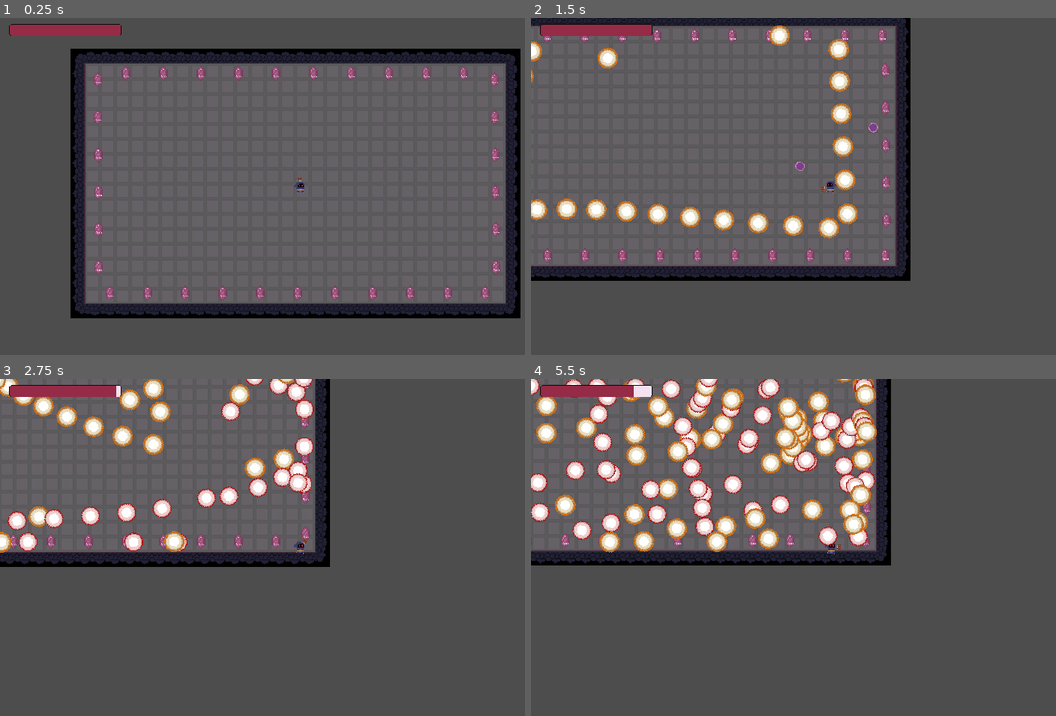
Above: before the commit, frames 1-4 (two rows, left to right).
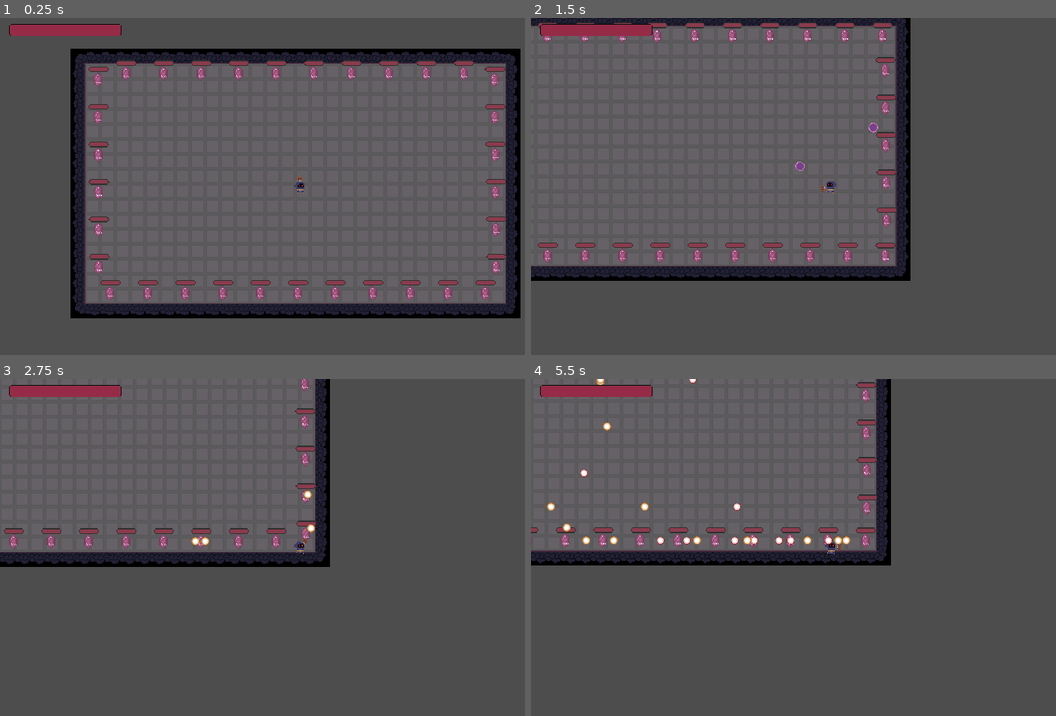
Above: after the commit, the same moments.

Repository: Arssin/Bullet_Hell_Jam
Game: Godot game, scene res://scenes/Level3.tscn
The game is run twice, just before and just after one commit, with the same random seed, the same clock (stepped at 60 frames per second) and the same inputs. This scene is started directly instead of the project's main scene.
Inputs (mouse positions are in pixels of both pictures, inside the frame that each line leads up to):
- Up to frame 1 (0.25 s): no input
- Up to frame 2 (1.5 s): move the mouse to (961, 169) at 0.52 s; hold D (move_right) 0.53-1.28 s; click (961, 169) at 0.6 s; move the mouse to (709, 203) at 1.27 s; hold S (move_down) from 1.28 s (still down); click (709, 203) at 1.35 s
- Up to frame 3 (2.75 s): move the mouse to (362, 473) at 2.02 s; release S (move_down) at 2.03 s; hold D (move_right) from 2.03 s (still down); tap Space (dash) at 2.1 s; click (362, 473) at 2.3 s
- Up to frame 4 (5.5 s): move the mouse to (798, 614) at 2.77 s; release D (move_right) at 2.78 s; hold W (move_up) 2.78-3.53 s; tap E (player_action) at 2.85 s; click (798, 614) at 3.05 s; move the mouse to (1008, 598) at 3.52 s; hold Left (move_left) 3.53-5.03 s; click (1008, 598) at 3.6 s; move the mouse to (651, 496) at 4.27 s; click (651, 496) at 4.35 s; move the mouse to (861, 547) at 5.02 s; hold S (move_down) from 5.03 s (still down); tap Space (dash) at 5.1 s; click (861, 547) at 5.3 s

The runs differ from the first frame. In frame 1, 1.9% of the frame differs, in the area x 16-97%, y 12-80%; in frame 2, 4.7%; in frame 3, 6.3%; in frame 4, 14%, in the area x 0-66%, y 0-52%.

Commit message:
prepare lvl 3

Diff:
--- a/scenes/Level3.tscn
+++ b/scenes/Level3.tscn
@@ -174,169 +174,205 @@
 [node name="Player" parent="." instance=ExtResource("2_l0xq2")]
 position = Vector2(549, 307)
 
+[node name="ShootMarker" type="Marker2D" parent="." groups=["Marker"]]
+position = Vector2(549, 308)
+
 [node name="Node2D" type="Node2D" parent="."]
 
 [node name="CristalEnemy" parent="Node2D" node_paths=PackedStringArray("move_on_path") instance=ExtResource("3_y5qt6")]
 position = Vector2(359, 186)
 move_on_path = NodePath("../../Path2D/PathFollow2D")
 movement_speed = 2
+isDestructable = true
 
 [node name="CristalEnemy2" parent="Node2D" node_paths=PackedStringArray("move_on_path") instance=ExtResource("3_y5qt6")]
 position = Vector2(406, 186)
 move_on_path = NodePath("../../Path2D/PathFollow2D2")
 movement_speed = 2
+isDestructable = true
 
 [node name="CristalEnemy3" parent="Node2D" node_paths=PackedStringArray("move_on_path") instance=ExtResource("3_y5qt6")]
 position = Vector2(406, 186)
 move_on_path = NodePath("../../Path2D/PathFollow2D3")
 movement_speed = 2
+isDestructable = true
 
 [node name="CristalEnemy4" parent="Node2D" node_paths=PackedStringArray("move_on_path") instance=ExtResource("3_y5qt6")]
 position = Vector2(406, 186)
 move_on_path = NodePath("../../Path2D/PathFollow2D4")
 movement_speed = 2
+isDestructable = true
 
 [node name="CristalEnemy5" parent="Node2D" node_paths=PackedStringArray("move_on_path") instance=ExtResource("3_y5qt6")]
 position = Vector2(406, 186)
 move_on_path = NodePath("../../Path2D/PathFollow2D5")
 movement_speed = 2
+isDestructable = true
 
 [node name="CristalEnemy6" parent="Node2D" node_paths=PackedStringArray("move_on_path") instance=ExtResource("3_y5qt6")]
 position = Vector2(406, 186)
 move_on_path = NodePath("../../Path2D/PathFollow2D6")
 movement_speed = 2
+isDestructable = true
 
 [node name="CristalEnemy7" parent="Node2D" node_paths=PackedStringArray("move_on_path") instance=ExtResource("3_y5qt6")]
 position = Vector2(406, 186)
 move_on_path = NodePath("../../Path2D/PathFollow2D7")
 movement_speed = 2
+isDestructable = true
 
 [node name="CristalEnemy8" parent="Node2D" node_paths=PackedStringArray("move_on_path") instance=ExtResource("3_y5qt6")]
 position = Vector2(406, 186)
 move_on_path = NodePath("../../Path2D/PathFollow2D8")
 movement_speed = 2
+isDestructable = true
 
 [node name="CristalEnemy9" parent="Node2D" node_paths=PackedStringArray("move_on_path") instance=ExtResource("3_y5qt6")]
 position = Vector2(406, 186)
 move_on_path = NodePath("../../Path2D/PathFollow2D9")
 movement_speed = 2
+isDestructable = true
 
 [node name="CristalEnemy10" parent="Node2D" node_paths=PackedStringArray("move_on_path") instance=ExtResource("3_y5qt6")]
 position = Vector2(359, 186)
 move_on_path = NodePath("../../Path2D/PathFollow2D10")
 movement_speed = 2
+isDestructable = true
 
 [node name="CristalEnemy11" parent="Node2D" node_paths=PackedStringArray("move_on_path") instance=ExtResource("3_y5qt6")]
 position = Vector2(406, 186)
 move_on_path = NodePath("../../Path2D/PathFollow2D11")
 movement_speed = 2
+isDestructable = true
 
 [node name="CristalEnemy12" parent="Node2D" node_paths=PackedStringArray("move_on_path") instance=ExtResource("3_y5qt6")]
 position = Vector2(406, 186)
 move_on_path = NodePath("../../Path2D/PathFollow2D12")
 movement_speed = 2
+isDestructable = true
 
 [node name="CristalEnemy13" parent="Node2D" node_paths=PackedStringArray("move_on_path") instance=ExtResource("3_y5qt6")]
 position = Vector2(406, 186)
 move_on_path = NodePath("../../Path2D/PathFollow2D13")
 movement_speed = 2
+isDestructable = true
 
 [node name="CristalEnemy14" parent="Node2D" node_paths=PackedStringArray("move_on_path") instance=ExtResource("3_y5qt6")]
 position = Vector2(406, 186)
 move_on_path = NodePath("../../Path2D/PathFollow2D14")
 movement_speed = 2
+isDestructable = true
 
 [node name="CristalEnemy15" parent="Node2D" node_paths=PackedStringArray("move_on_path") instance=ExtResource("3_y5qt6")]
 position = Vector2(406, 186)
 move_on_path = NodePath("../../Path2D/PathFollow2D15")
 movement_speed = 2
+isDestructable = true
 
 [node name="CristalEnemy16" parent="Node2D" node_paths=PackedStringArray("move_on_path") instance=ExtResource("3_y5qt6")]
 position = Vector2(406, 186)
 move_on_path = NodePath("../../Path2D/PathFollow2D16")
 movement_speed = 2
+isDestructable = true
 
 [node name="CristalEnemy17" parent="Node2D" node_paths=PackedStringArray("move_on_path") instance=ExtResource("3_y5qt6")]
 position = Vector2(406, 186)
 move_on_path = NodePath("../../Path2D/PathFollow2D17")
 movement_speed = 2
+isDestructable = true
 
 [node name="CristalEnemy18" parent="Node2D" node_paths=PackedStringArray("move_on_path") instance=ExtResource("3_y5qt6")]
 position = Vector2(406, 186)
 move_on_path = NodePath("../../Path2D/PathFollow2D18")
 movement_speed = 2
+isDestructable = true
 
 [node name="CristalEnemy19" parent="Node2D" node_paths=PackedStringArray("move_on_path") instance=ExtResource("3_y5qt6")]
 position = Vector2(359, 186)
 move_on_path = NodePath("../../Path2D/PathFollow2D19")
 movement_speed = 2
+isDestructable = true
 
 [node name="CristalEnemy20" parent="Node2D" node_paths=PackedStringArray("move_on_path") instance=ExtResource("3_y5qt6")]
 position = Vector2(406, 186)
 move_on_path = NodePath("../../Path2D/PathFollow2D20")
 movement_speed = 2
+isDestructable = true
 
 [node name="CristalEnemy21" parent="Node2D" node_paths=PackedStringArray("move_on_path") instance=ExtResource("3_y5qt6")]
 position = Vector2(406, 186)
 move_on_path = NodePath("../../Path2D/PathFollow2D21")
 movement_speed = 2
+isDestructable = true
 
 [node name="CristalEnemy22" parent="Node2D" node_paths=PackedStringArray("move_on_path") instance=ExtResource("3_y5qt6")]
 position = Vector2(406, 186)
 move_on_path = NodePath("../../Path2D/PathFollow2D22")
 movement_speed = 2
+isDestructable = true
 
 [node name="CristalEnemy23" parent="Node2D" node_paths=PackedStringArray("move_on_path") instance=ExtResource("3_y5qt6")]
 position = Vector2(406, 186)
 move_on_path = NodePath("../../Path2D/PathFollow2D23")
 movement_speed = 2
+isDestructable = true
 
 [node name="CristalEnemy24" parent="Node2D" node_paths=PackedStringArray("move_on_path") instance=ExtResource("3_y5qt6")]
 position = Vector2(406, 186)
 move_on_path = NodePath("../../Path2D/PathFollow2D24")
 movement_speed = 2
+isDestructable = true
 
 [node name="CristalEnemy25" parent="Node2D" node_paths=PackedStringArray("move_on_path") instance=ExtResource("3_y5qt6")]
 position = Vector2(406, 186)
 move_on_path = NodePath("../../Path2D/PathFollow2D25")
 movement_speed = 2
+isDestructable = true
 
 [node name="CristalEnemy26" parent="Node2D" node_paths=PackedStringArray("move_on_path") instance=ExtResource("3_y5qt6")]
 position = Vector2(406, 186)
 move_on_path = NodePath("../../Path2D/PathFollow2D26")
 movement_speed = 2
+isDestructable = true
 
 [node name="CristalEnemy27" parent="Node2D" node_paths=PackedStringArray("move_on_path") instance=ExtResource("3_y5qt6")]
 position = Vector2(406, 186)
 move_on_path = NodePath("../../Path2D/PathFollow2D27")
 movement_speed = 2
+isDestructable = true
 
 [node name="CristalEnemy28" parent="Node2D" node_paths=PackedStringArray("move_on_path") instance=ExtResource("3_y5qt6")]
 position = Vector2(359, 186)
 move_on_path = NodePath("../../Path2D/PathFollow2D28")
 movement_speed = 2
+isDestructable = true
 
 [node name="CristalEnemy29" parent="Node2D" node_paths=PackedStringArray("move_on_path") instance=ExtResource("3_y5qt6")]
 position = Vector2(406, 186)
 move_on_path = NodePath("../../Path2D/PathFollow2D29")
 movement_speed = 2
+isDestructable = true
 
 [node name="CristalEnemy30" parent="Node2D" node_paths=PackedStringArray("move_on_path") instance=ExtResource("3_y5qt6")]
 position = Vector2(406, 186)
 move_on_path = NodePath("../../Path2D/PathFollow2D30")
 movement_speed = 2
+isDestructable = true
 
 [node name="CristalEnemy31" parent="Node2D" node_paths=PackedStringArray("move_on_path") instance=ExtResource("3_y5qt6")]
 position = Vector2(406, 186)
 move_on_path = NodePath("../../Path2D/PathFollow2D31")
 movement_speed = 2
+isDestructable = true
 
 [node name="CristalEnemy32" parent="Node2D" node_paths=PackedStringArray("move_on_path") instance=ExtResource("3_y5qt6")]
 position = Vector2(406, 186)
 move_on_path = NodePath("../../Path2D/PathFollow2D32")
 movement_speed = 2
+isDestructable = true
 
 [node name="CristalEnemy33" parent="Node2D" node_paths=PackedStringArray("move_on_path") instance=ExtResource("3_y5qt6")]
 position = Vector2(406, 186)
 move_on_path = NodePath("../../Path2D/PathFollow2D33")
 movement_speed = 2
+isDestructable = true
--- a/scenes/cristal_enemy.tscn
+++ b/scenes/cristal_enemy.tscn
@@ -6,6 +6,7 @@
 [ext_resource type="Script" path="res://addons/BulletUpHell/Bullet/BulletProps.gd" id="4_gh26i"]
 [ext_resource type="Script" path="res://addons/BulletUpHell/Nodes/BuHPattern.gd" id="5_ptk0f"]
 [ext_resource type="Script" path="res://addons/BulletUpHell/SpawnPatterns/PatternOne.gd" id="6_and5a"]
+[ext_resource type="PackedScene" uid="uid://cc5tjpexngnx5" path="res://ui/health_bar.tscn" id="7_w1kua"]
 
 [sub_resource type="AtlasTexture" id="AtlasTexture_raxga"]
 atlas = ExtResource("1_2eqpj")
@@ -43,7 +44,7 @@
 anim_more = Array[Resource("res://addons/BulletUpHell/Bullet/animStates.gd")]([])
 damage = 3.0
 speed = 100.0
-scale = 1.0
+scale = 0.4
 angle = 0.0
 groups = PackedStringArray()
 spec_bounces = 0
@@ -63,8 +64,9 @@
 a_speed_multi_scale = 0.0
 trigger_container = ""
 trigger_wait_for_shot = true
-homing_type = 0
-homing_target = NodePath("")
+homing_type = 3
+homing_group = "Marker"
+homing_select_in_group = 0
 homing_steer = 0.0
 homing_time_start = 0.0
 homing_duration = 999.0
@@ -123,7 +125,7 @@
 pattern_angle_target = NodePath("")
 pattern_angle_mouse = false
 forced_angle = 0.0
-forced_target = NodePath("../../PlayerMarker")
+forced_target = NodePath("")
 forced_lookat_mouse = false
 forced_pattern_lookat = true
 cooldown_stasis = false
@@ -227,7 +229,6 @@
 shape = SubResource("RectangleShape2D_smlit")
 
 [node name="Attack" type="Timer" parent="."]
-autostart = true
 
 [node name="PlayerMarker" type="Marker2D" parent="."]
 
@@ -251,4 +252,11 @@
 id = "5"
 props = SubResource("PackedDataContainer_xhnrt")
 
+[node name="HealthBar" parent="." instance=ExtResource("7_w1kua")]
+visible = false
+offset_left = -12.0
+offset_top = -14.0
+offset_right = 12.0
+offset_bottom = -8.0
+
 [connection signal="timeout" from="Attack" to="." method="_on_attack_timeout"]
--- a/scripts/cristal_enemy.gd
+++ b/scripts/cristal_enemy.gd
@@ -2,6 +2,7 @@
 
 @export var move_on_path: PathFollow2D
 @export var movement_speed = 10
+@export var isDestructable = false
 
 var previous_global_position = Vector2.ZERO
 
@@ -9,10 +10,18 @@
 @onready var attack: Timer = $Attack
 
 @onready var static_lvl = get_parent().name == "Enemies4"
+@export var max_health = 50
+@export var val_health = 50
 
 func _ready() -> void:
-	print(static_lvl, get_parent())
-	attack.wait_time = randf_range(0.7,1.5)
+	if isDestructable:
+		$HealthBar.show()
+		$HealthBar.max_healthbar = max_health
+		$HealthBar.value = val_health
+		attack.wait_time = randf_range(2,5)
+	else:
+		attack.wait_time = randf_range(0.7,1.5)
+	$Attack.start()
 	$AnimatedSprite2D.play("cristal")
 	previous_global_position = global_position
 
Not shown: 1 places in scenes/cristal_enemy.tscn that only renumber resources
